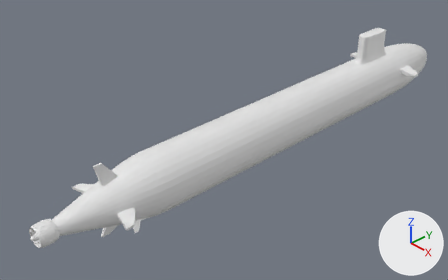
One commit to the Blender file SurviveOrSink/Assets/Submarine.blend: the scene before it, then after it.
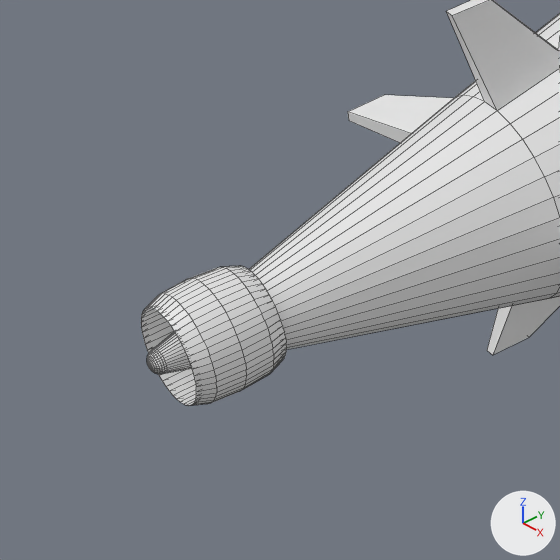
Old and new are each drawn whole from a 50 mm lens placed at (2.461, -0.729, 1.487), pointed at (0.364, 1.256, -0.143) and again close up on the part from 0% to 26% of the width and 59% to 100% of the height. Lighting does not change. The marker at lower right points along +X, +Y and +Z. The close-ups show mesh edges as thin lines.
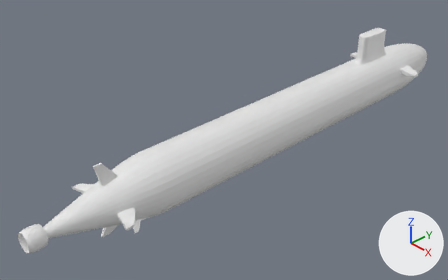
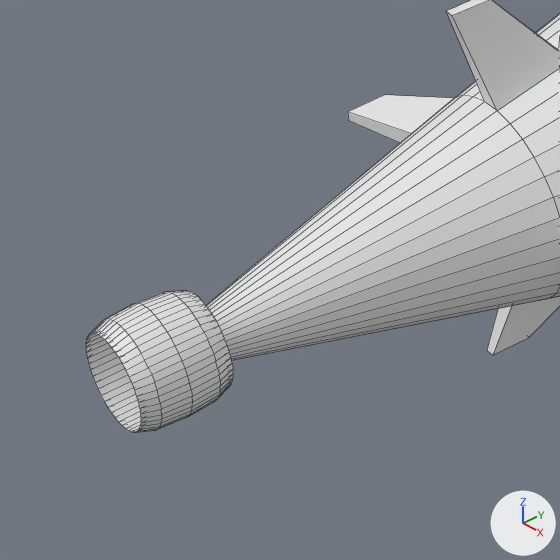
The newer file is also turned or shifted as a whole; pictures and numbers use the older file's frame.

Pixel boxes [x1, y1, x2, y2] of what changed, in the close-ups (560 x 560 px; the box of a moved part takes in the faces that stretch with it):
'Cylinder', reshaped
    before: [141, 0, 560, 406]
    after: [86, 0, 560, 432]
part 1 of me_cylinder, moved or reshaped
    before: [141, 266, 287, 406]
    after: [86, 290, 233, 432]

The change in detail:
me_cylinder is used by ob_cylinder; location (0.5, 1.5, 0.0); rotation (1.571, 0.0, 0.0), in degrees (90, 0, 0); scale (0.25, 0.25, 1.5).
me_cylinder had 1272 vertices, 1277 faces and spanned x -0.94..0.95, y -0.97..0.9, z -0.99..0.96.
me_cylinder now has 1464 vertices, 1379 faces and spans x -0.94..0.95, y -0.97..0.9, z -0.99..0.98.
me_cylinder part 1: 164 vertices moved from x -0.21..0.21, y -0.54..-0.12, z 0.89..0.96 to x -0.21..0.21, y -0.54..-0.12, z 0.92..0.98; 64 vertices removed from x -0.2..0.2, y -0.53..-0.13, z 0.9..0.96; 256 vertices added at x -0.2..0.2, y -0.53..-0.13, z 0.94..0.98.
